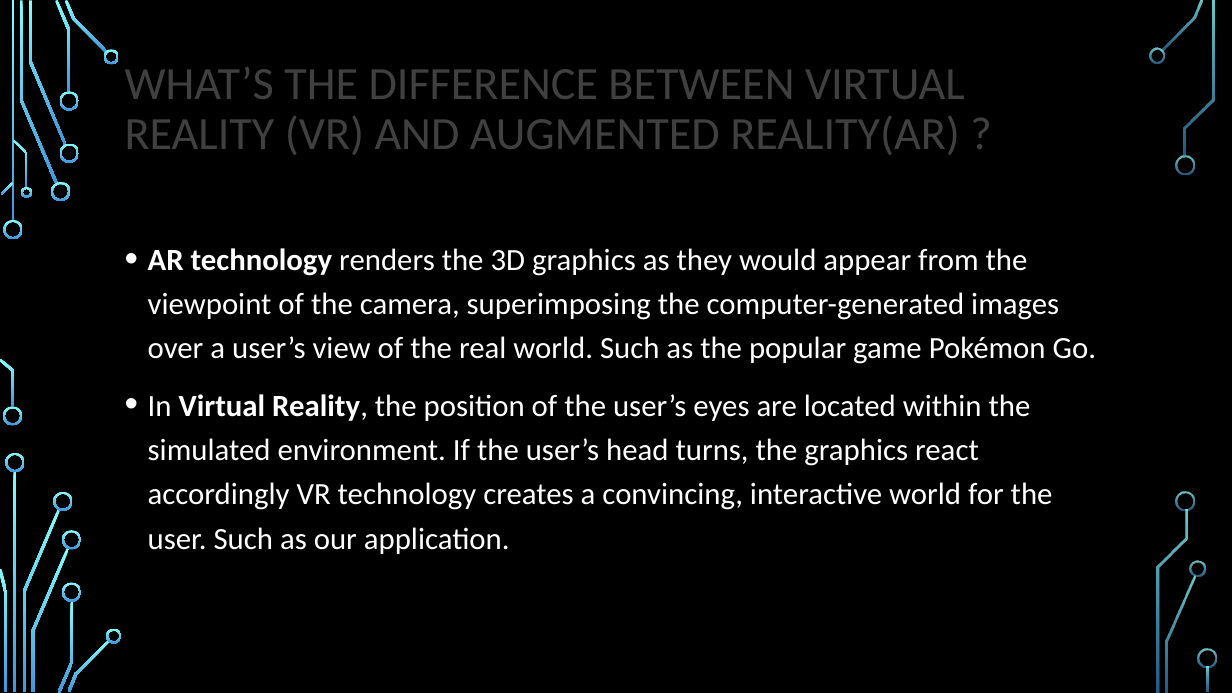
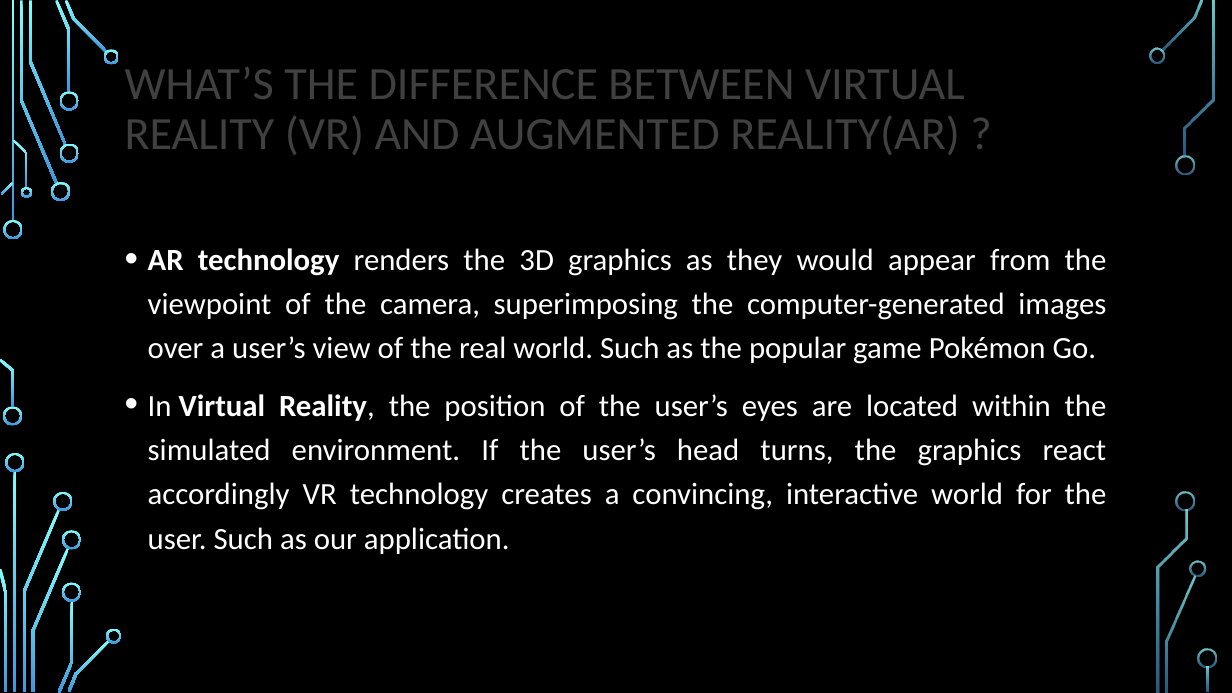
Before and after one commit to VIRTUALD3SIGN/VR, a slide deck: slide 3 of presentation_v02.pptx. Drawn at 1232x693 pixels with LibreOffice and Linux fonts; fonts in the diff are those of the drawing; background and template pictures are left out. Boxes give left, top, right and bottom in pixels: in the first picture for what was removed or moved away, otherwise in the second. Text is boxed around its words. In the diff, an @@ line names an element or a change of style, - is before the commit and + after.

```diff
--- a/presentation_v02.pptx
+++ b/presentation_v02.pptx
@@ text "AR technology renders the 3D ..." at box(148, 248, 1107, 554): alignment left to justified @@
```
Also in this commit, not shown: 4 other slides changed.
